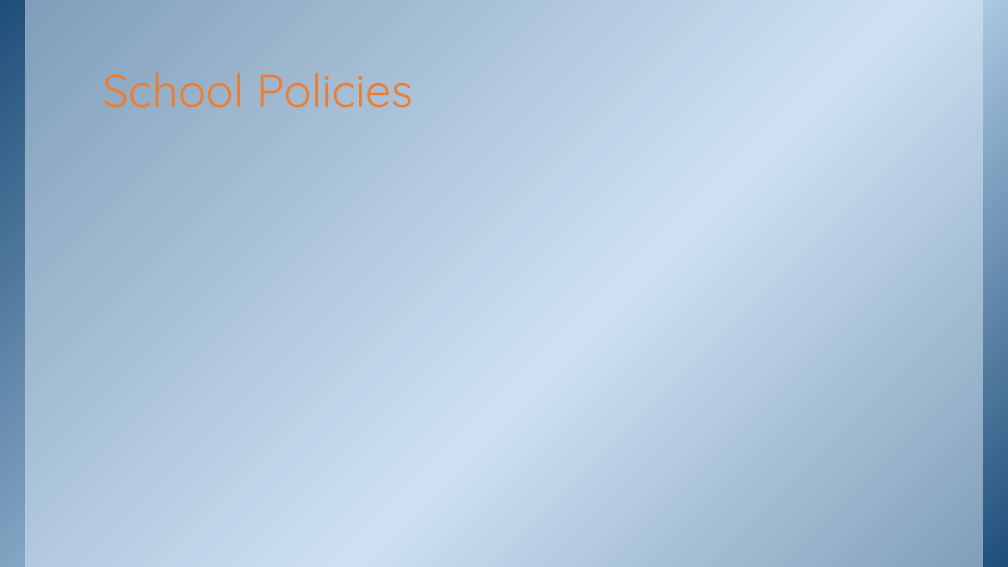
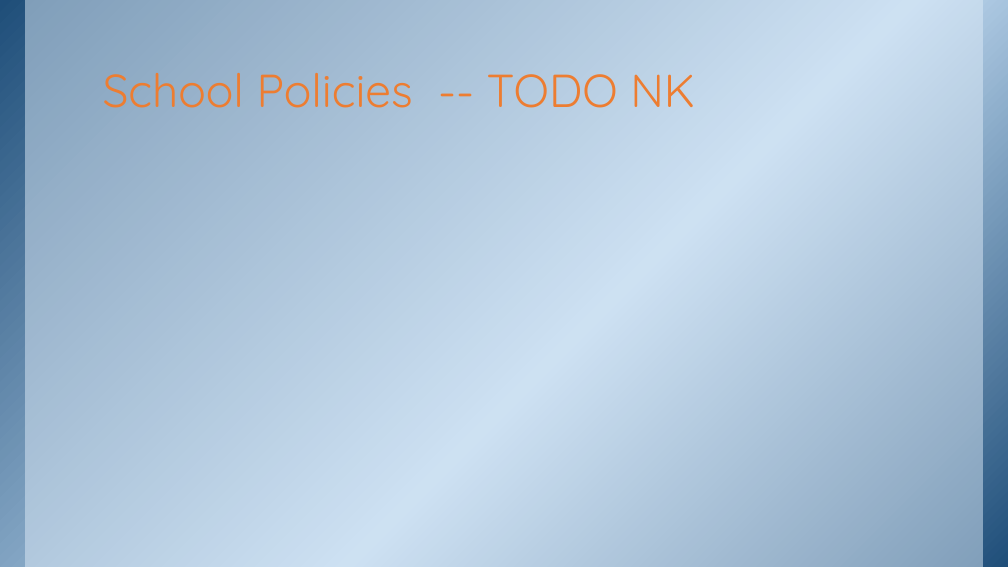
Before and after one commit to purpleabab/wtcs-data-systems-validators, a slide deck: slide 9 of document/DataTypeValidator.pptx (slide 7 before the commit). Drawn at 1008x567 pixels with LibreOffice and Linux fonts; fonts in the diff are those of the drawing; background and template pictures are left out. Boxes give left, top, right and bottom in pixels: in the first picture for what was removed or moved away, otherwise in the second. Text is boxed around its words. In the diff, an @@ line names an element or a change of style, - is before the commit and + after.

```diff
--- a/document/DataTypeValidator.pptx
+++ b/document/DataTypeValidator.pptx
@@ title at (103, 73, 695, 108): text changed @@
-School Policies
+School Policies -- TODO NK
```
Also in this commit, not shown: 1 other slide changed, 14 slides added, 1 other file.
